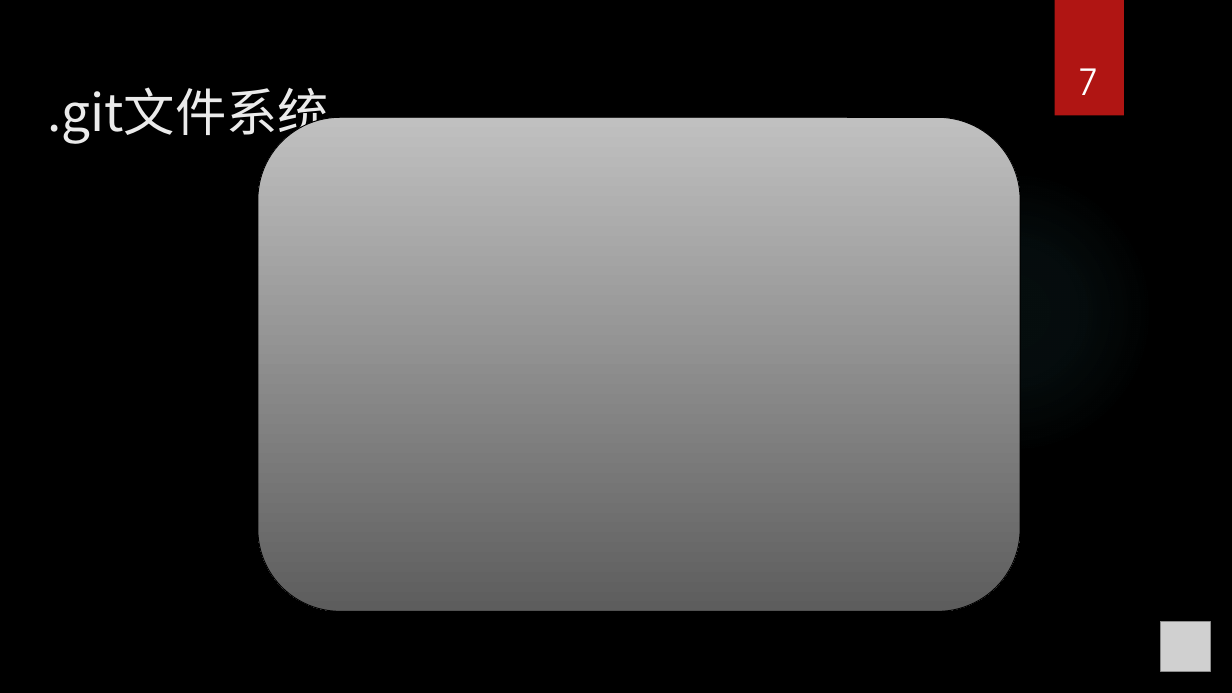
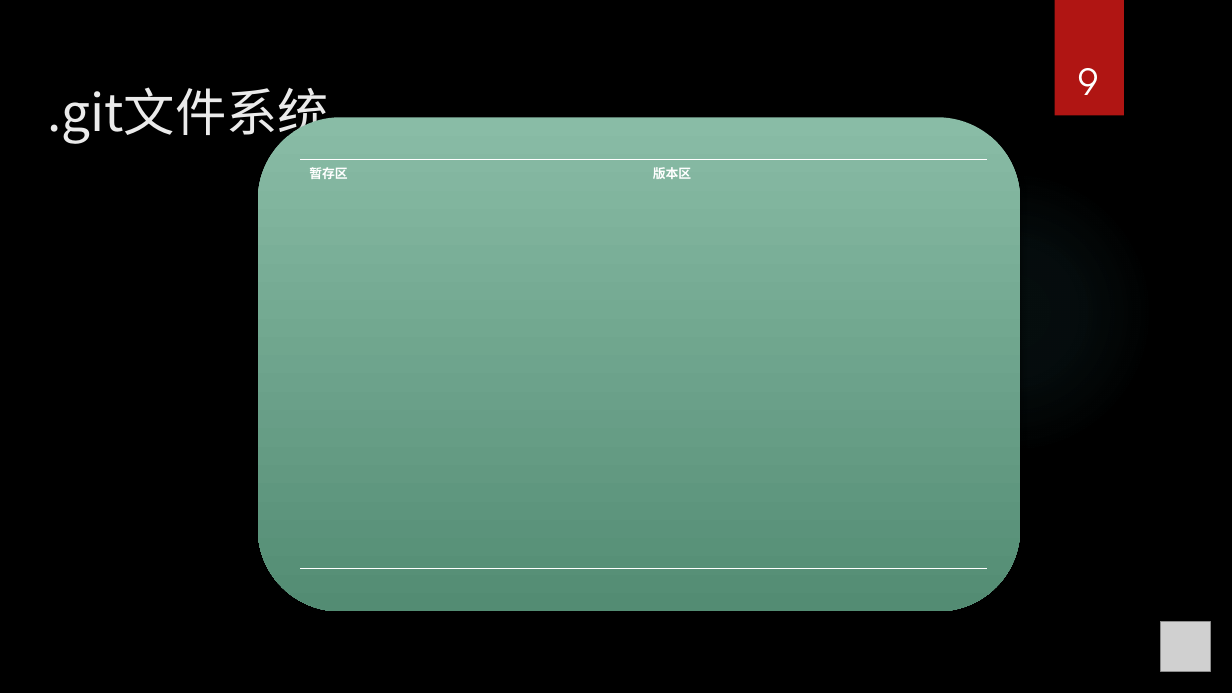
Before and after one commit to seafitliu/about, a slide deck: slide 9 of git那些事.pptx (slide 7 before the commit). Drawn at 1232x693 pixels with LibreOffice and Linux fonts; fonts in the diff are those of the drawing; grey boxes stand for pictures; background and template pictures are left out. Boxes give left, top, right and bottom in pixels: in the first picture for what was removed or moved away, otherwise in the second. Text is boxed around its words. In the diff, an @@ line names an element or a change of style, - is before the commit and + after.

```diff
--- a/git那些事.pptx
+++ b/git那些事.pptx
@@ page number at <box>1078,68,1098,95</box>: text changed @@
-7
+9
@@ rounded rectangle at <box>258,117,1020,612</box>: fill gradient #C1C1C1 to #5E5E5E to gradient #89BDA7 to #538C74; outline #000000 0.75 pt to none; shadow on @@
@@ table added at <box>300,159,988,568</box>, 1 rows, 2 columns @@
+暂存区 | 版本区
```
Also in this commit, not shown: 5 other slides changed, 8 slides added.
